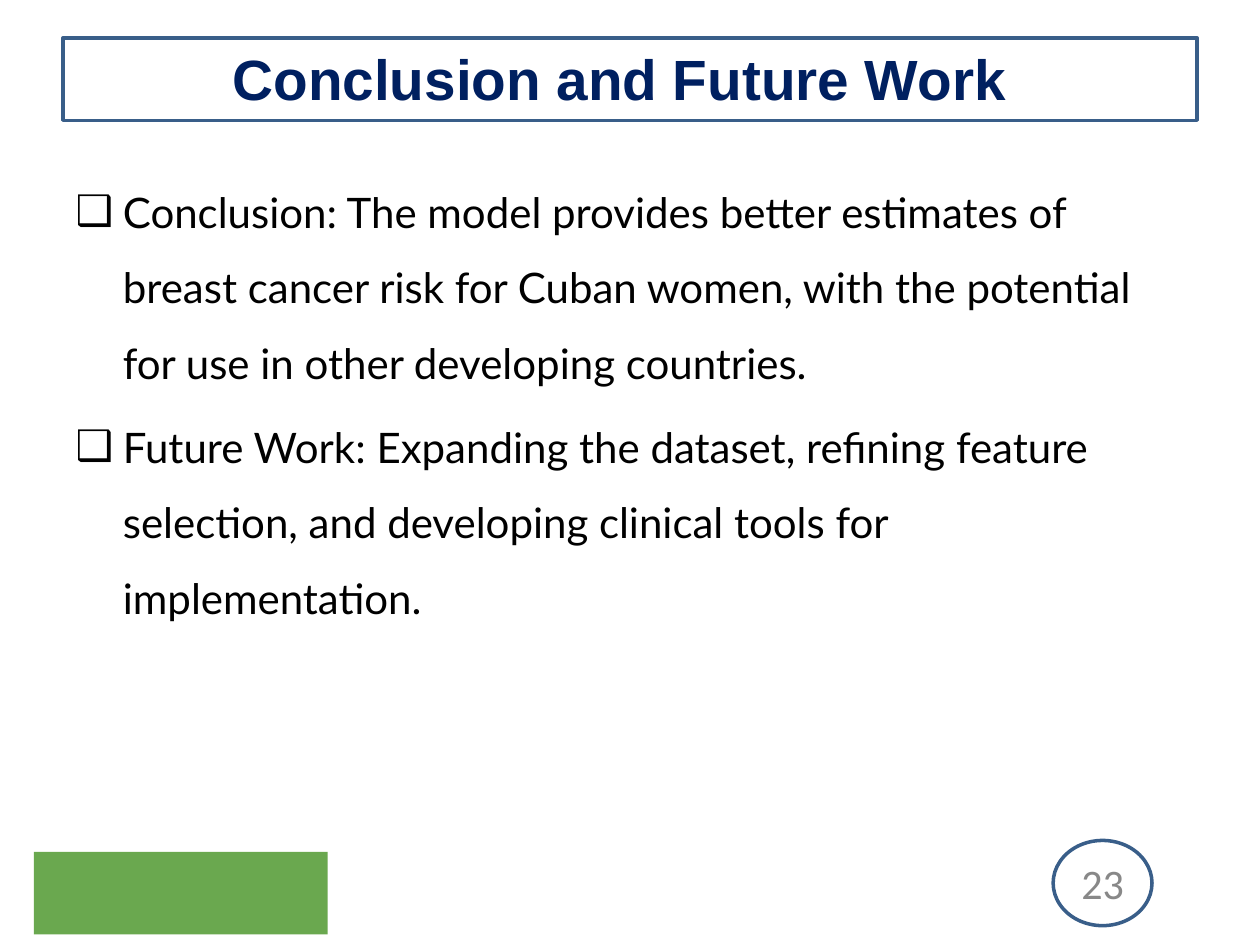
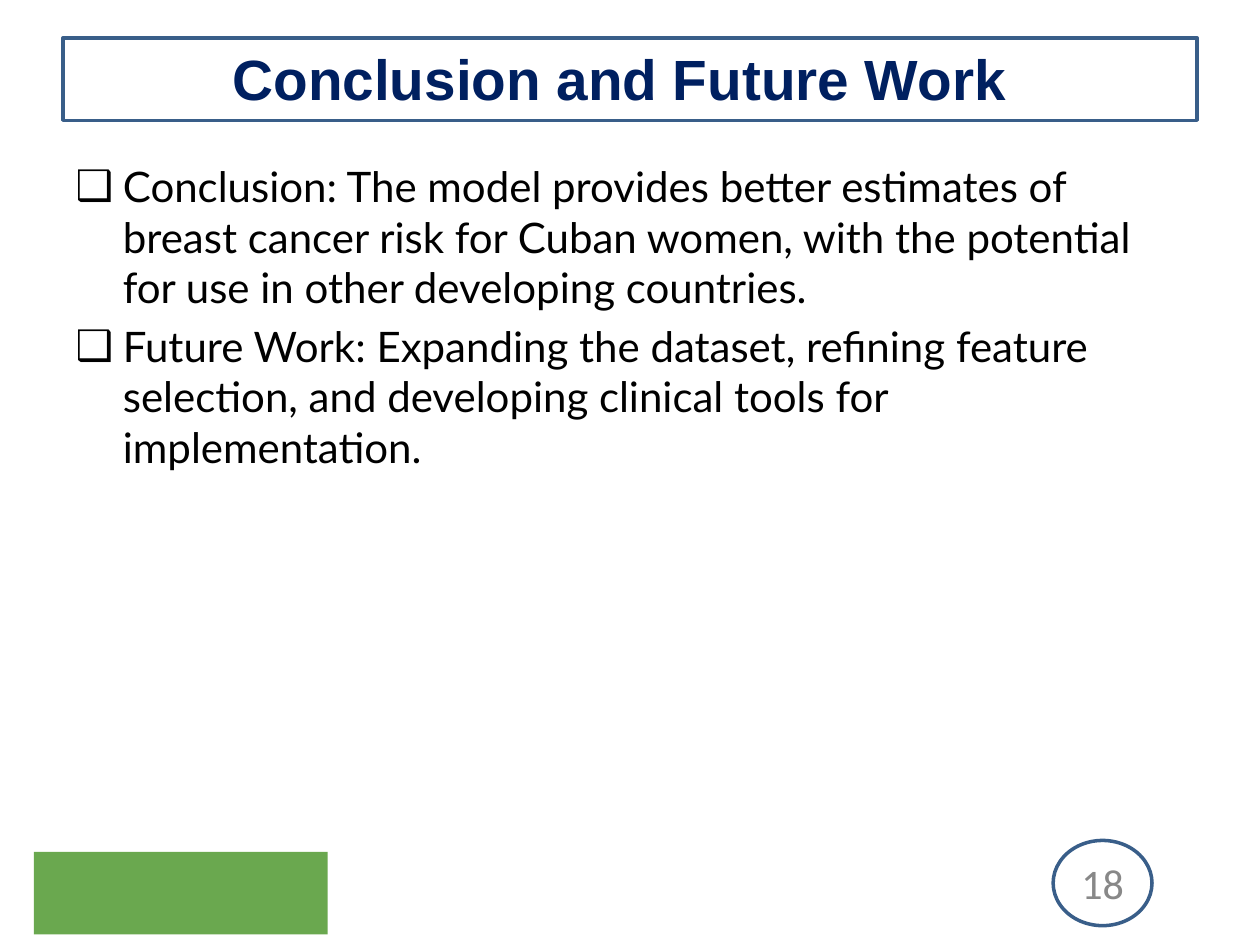
Before and after one commit to uginm102/MCSC-MUK, a slide deck: slide 18 of MCS7103-MachineLearning/Presentation.pptx (slide 23 before the commit). Drawn at 1260x945 pixels with LibreOffice and Linux fonts; fonts in the diff are those of the drawing; background and template pictures are left out. Boxes give left, top, right and bottom in pixels: in the first picture for what was removed or moved away, otherwise in the second. Text is boxed around its words. In the diff, an @@ line names an element or a change of style, - is before the commit and + after.

```diff
--- a/MCS7103-MachineLearning/Presentation.pptx
+++ b/MCS7103-MachineLearning/Presentation.pptx
@@ text "Conclusion: The model provides better ..." at (x1=123, y1=171, x2=1131, y2=471): line spacing 1.5 to 1 @@
@@ page number at (x1=1081, y1=870, x2=1124, y2=899): text changed @@
-23
+18
```
Also in this commit, not shown: 9 other slides changed, 5 slides added, 10 slides removed.
